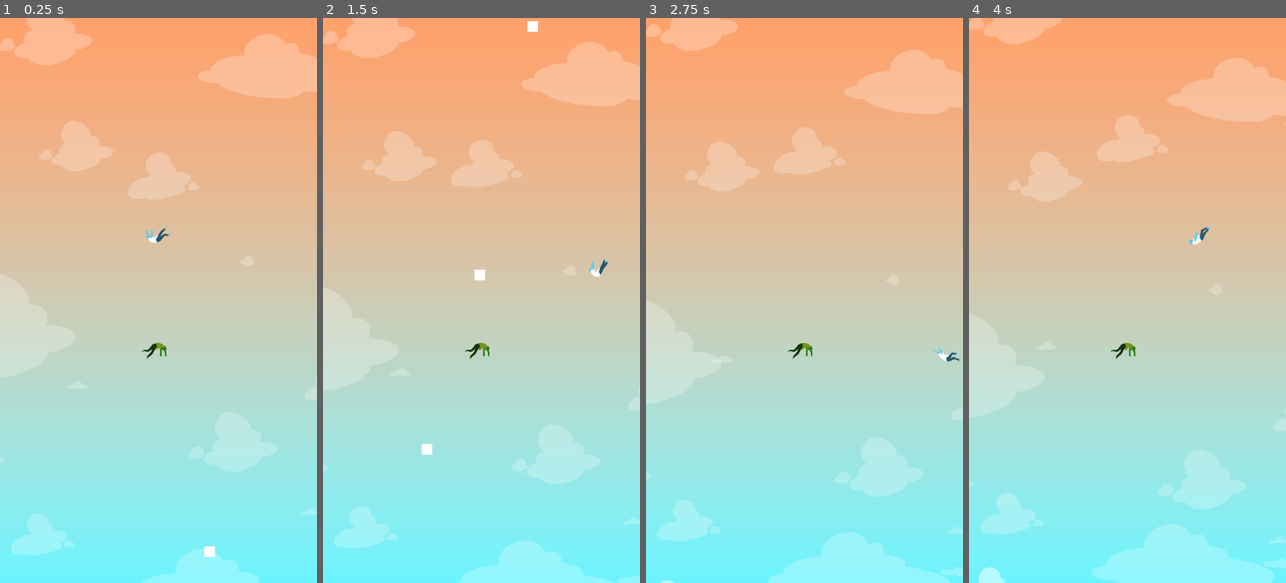
Above: before the commit, frames 1-4 (left to right).
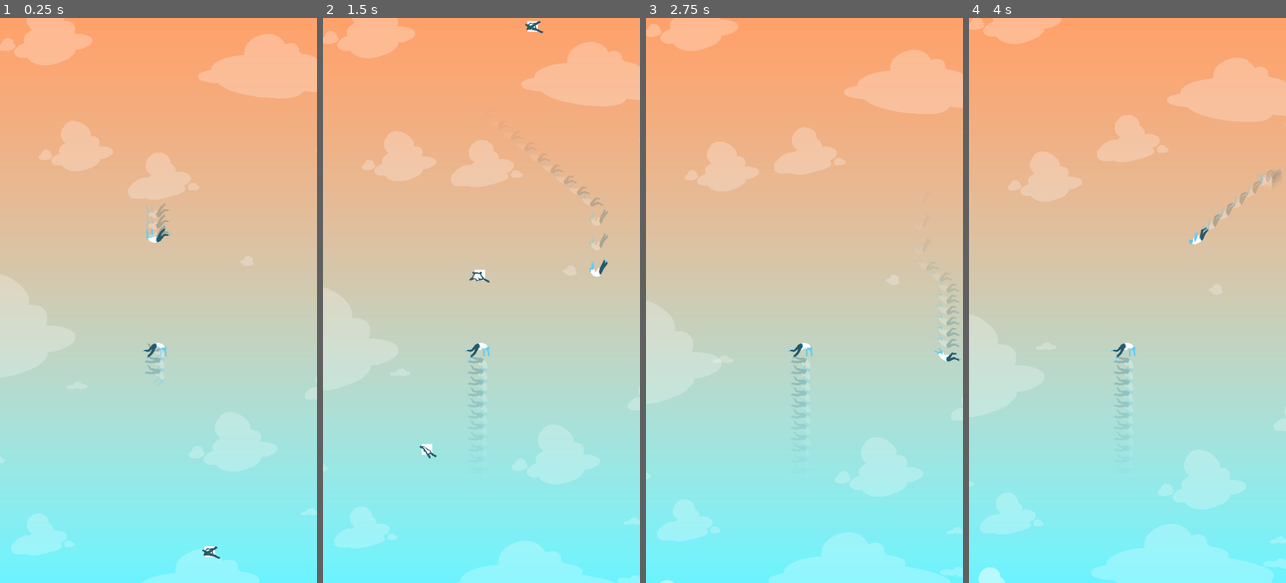
Above: after the commit, the same moments.

Repository: Gonzako/composerndevjam
Game: Godot game, scene res://Scenes/TestScene.tscn
Two runs of this game, one before a commit and one after it. Both use one fixed random seed, a clock stepped at 60 frames per second and the inputs below.
Inputs:
- Up to frame 1 (0.25 s): no input
- Up to frame 2 (1.5 s): tap Enter (ui_accept) at 0.5, 0.77 s; hold Right (ui_right) 0.53-1.28 s; hold Down (ui_down) from 1.28 s (still down)
- Up to frame 3 (2.75 s): tap Enter (ui_accept) at 1.52 s; release Down (ui_down) at 2.03 s; hold Right (ui_right) from 2.03 s (still down)
- Up to frame 4 (4 s): release Right (ui_right) at 2.78 s; hold Up (ui_up) 2.78-3.53 s; tap Enter (ui_accept) at 3.02, 3.77 s; hold Left (ui_left) from 3.53 s (still down)

The runs differ from the first frame. In frame 1, 0.4% of the frame differs, in the area x 44-70%, y 32-96%; in frame 2, 0.6%, in the area x 30-90%, y 0-78%; in frame 3, 0.4%; in frame 4, 0.6%.

Commit message:
Added some obstacle sprites and movement trails for the player

Diff:
--- a/Components/player_scene_base.tscn
+++ b/Components/player_scene_base.tscn
@@ -1,7 +1,9 @@
-[gd_scene load_steps=22 format=3 uid="uid://bdf8kk62a3ib0"]
+[gd_scene load_steps=24 format=3 uid="uid://bdf8kk62a3ib0"]
 
 [ext_resource type="Script" uid="uid://jb8cyklju0ve" path="res://Scripts/player_logic.gd" id="1_xt181"]
 [ext_resource type="Texture2D" uid="uid://bayokgygxcp2h" path="res://sprites/character1.png" id="2_xt181"]
+[ext_resource type="Script" uid="uid://lx7n7oou575r" path="res://Scripts/trail.gd" id="3_f10aw"]
+[ext_resource type="Script" uid="uid://qiq20tin6iua" path="res://Scripts/sprite_fade.gd" id="3_h71q8"]
 
 [sub_resource type="CapsuleShape2D" id="CapsuleShape2D_ggyil"]
 
@@ -108,7 +110,7 @@
 tracks/0/type = "value"
 tracks/0/imported = false
 tracks/0/enabled = true
-tracks/0/path = NodePath("PlayerLogic/PlayerVisuals/Sprite2D:animation")
+tracks/0/path = NodePath("PlayerLogic/PlayerVisuals/AnimatedSprite2D:animation")
 tracks/0/interp = 1
 tracks/0/loop_wrap = true
 tracks/0/keys = {
@@ -120,7 +122,7 @@
 tracks/1/type = "value"
 tracks/1/imported = false
 tracks/1/enabled = true
-tracks/1/path = NodePath("PlayerLogic/PlayerVisuals/Sprite2D:frame")
+tracks/1/path = NodePath("PlayerLogic/PlayerVisuals/AnimatedSprite2D:frame")
 tracks/1/interp = 1
 tracks/1/loop_wrap = true
 tracks/1/keys = {
@@ -137,7 +139,7 @@
 tracks/0/type = "value"
 tracks/0/imported = false
 tracks/0/enabled = true
-tracks/0/path = NodePath("PlayerLogic/PlayerVisuals/Sprite2D:animation")
+tracks/0/path = NodePath("PlayerLogic/PlayerVisuals/AnimatedSprite2D:animation")
 tracks/0/interp = 1
 tracks/0/loop_wrap = true
 tracks/0/keys = {
@@ -149,7 +151,7 @@
 tracks/1/type = "value"
 tracks/1/imported = false
 tracks/1/enabled = true
-tracks/1/path = NodePath("PlayerLogic/PlayerVisuals/Sprite2D:frame")
+tracks/1/path = NodePath("PlayerLogic/PlayerVisuals/AnimatedSprite2D:frame")
 tracks/1/interp = 1
 tracks/1/loop_wrap = true
 tracks/1/keys = {
@@ -166,7 +168,7 @@
 tracks/0/type = "value"
 tracks/0/imported = false
 tracks/0/enabled = true
-tracks/0/path = NodePath("PlayerLogic/PlayerVisuals/Sprite2D:animation")
+tracks/0/path = NodePath("PlayerLogic/PlayerVisuals/AnimatedSprite2D:animation")
 tracks/0/interp = 1
 tracks/0/loop_wrap = true
 tracks/0/keys = {
@@ -178,7 +180,7 @@
 tracks/1/type = "value"
 tracks/1/imported = false
 tracks/1/enabled = true
-tracks/1/path = NodePath("PlayerLogic/PlayerVisuals/Sprite2D:frame")
+tracks/1/path = NodePath("PlayerLogic/PlayerVisuals/AnimatedSprite2D:frame")
 tracks/1/interp = 1
 tracks/1/loop_wrap = true
 tracks/1/keys = {
@@ -195,7 +197,7 @@
 tracks/0/type = "value"
 tracks/0/imported = false
 tracks/0/enabled = true
-tracks/0/path = NodePath("PlayerLogic/PlayerVisuals/Sprite2D:animation")
+tracks/0/path = NodePath("PlayerLogic/PlayerVisuals/AnimatedSprite2D:animation")
 tracks/0/interp = 1
 tracks/0/loop_wrap = true
 tracks/0/keys = {
@@ -207,7 +209,7 @@
 tracks/1/type = "value"
 tracks/1/imported = false
 tracks/1/enabled = true
-tracks/1/path = NodePath("PlayerLogic/PlayerVisuals/Sprite2D:frame")
+tracks/1/path = NodePath("PlayerLogic/PlayerVisuals/AnimatedSprite2D:frame")
 tracks/1/interp = 1
 tracks/1/loop_wrap = true
 tracks/1/keys = {
@@ -224,7 +226,7 @@
 tracks/0/type = "value"
 tracks/0/imported = false
 tracks/0/enabled = true
-tracks/0/path = NodePath("PlayerLogic/PlayerVisuals/Sprite2D:animation")
+tracks/0/path = NodePath("PlayerLogic/PlayerVisuals/AnimatedSprite2D:animation")
 tracks/0/interp = 1
 tracks/0/loop_wrap = true
 tracks/0/keys = {
@@ -236,7 +238,7 @@
 tracks/1/type = "value"
 tracks/1/imported = false
 tracks/1/enabled = true
-tracks/1/path = NodePath("PlayerLogic/PlayerVisuals/Sprite2D:frame")
+tracks/1/path = NodePath("PlayerLogic/PlayerVisuals/AnimatedSprite2D:frame")
 tracks/1/interp = 1
 tracks/1/loop_wrap = true
 tracks/1/keys = {
@@ -253,7 +255,7 @@
 tracks/0/type = "value"
 tracks/0/imported = false
 tracks/0/enabled = true
-tracks/0/path = NodePath("PlayerLogic/PlayerVisuals/Sprite2D:animation")
+tracks/0/path = NodePath("PlayerLogic/PlayerVisuals/AnimatedSprite2D:animation")
 tracks/0/interp = 1
 tracks/0/loop_wrap = true
 tracks/0/keys = {
@@ -265,7 +267,7 @@
 tracks/1/type = "value"
 tracks/1/imported = false
 tracks/1/enabled = true
-tracks/1/path = NodePath("PlayerLogic/PlayerVisuals/Sprite2D:frame")
+tracks/1/path = NodePath("PlayerLogic/PlayerVisuals/AnimatedSprite2D:frame")
 tracks/1/interp = 1
 tracks/1/loop_wrap = true
 tracks/1/keys = {
@@ -300,10 +302,15 @@
 
 [node name="PlayerVisuals" type="Node2D" parent="PlayerLogic"]
 
-[node name="Sprite2D" type="AnimatedSprite2D" parent="PlayerLogic/PlayerVisuals"]
+[node name="AnimatedSprite2D" type="AnimatedSprite2D" parent="PlayerLogic/PlayerVisuals"]
 position = Vector2(0, 1)
 scale = Vector2(0.06718383, 0.06718383)
 sprite_frames = SubResource("SpriteFrames_fc0id")
+script = ExtResource("3_h71q8")
+
+[node name="Trail" type="Node" parent="PlayerLogic/PlayerVisuals" node_paths=PackedStringArray("origin")]
+script = ExtResource("3_f10aw")
+origin = NodePath("../..")
 
 [node name="AnimationPlayer" type="AnimationPlayer" parent="."]
 libraries = {
--- a/Components/player_scene_bottom.tscn
+++ b/Components/player_scene_bottom.tscn
@@ -9,5 +9,5 @@
 collision_mask = 5
 move_axis = ["p2_left", "p2_right", "p2_up", "p2_down"]
 
-[node name="Sprite2D" parent="PlayerLogic/PlayerVisuals" index="0"]
-self_modulate = Color(0.45854163, 0.59151804, 0.10296922, 1)
+[node name="Trail" parent="PlayerLogic/PlayerVisuals" index="1"]
+rotation = 180
--- a/Components/test_obstacle.tscn
+++ b/Components/test_obstacle.tscn
@@ -1,8 +1,134 @@
-[gd_scene load_steps=3 format=3 uid="uid://dqgcj66pt608p"]
+[gd_scene load_steps=22 format=3 uid="uid://dqgcj66pt608p"]
+
+[ext_resource type="Texture2D" uid="uid://b4yoadbu72lmn" path="res://sprites/obstacles/spinner.png" id="1_gb200"]
+[ext_resource type="Texture2D" uid="uid://pi1kcsl11u66" path="res://sprites/obstacles/bird.png" id="1_v43hn"]
+[ext_resource type="Texture2D" uid="uid://dklsi5qwfrao0" path="res://sprites/obstacles/brick.png.png" id="2_p518p"]
+[ext_resource type="Texture2D" uid="uid://bs8hxeafospcd" path="res://sprites/obstacles/broke.png" id="3_75566"]
 
 [sub_resource type="CircleShape2D" id="CircleShape2D_7m5rk"]
 
 [sub_resource type="BoxMesh" id="BoxMesh_7m5rk"]
+
+[sub_resource type="AtlasTexture" id="AtlasTexture_75566"]
+atlas = ExtResource("1_v43hn")
+region = Rect2(0, 0, 408, 360)
+
+[sub_resource type="AtlasTexture" id="AtlasTexture_pgec3"]
+atlas = ExtResource("1_v43hn")
+region = Rect2(408, 0, 408, 360)
+
+[sub_resource type="AtlasTexture" id="AtlasTexture_1grma"]
+atlas = ExtResource("1_v43hn")
+region = Rect2(816, 0, 408, 360)
+
+[sub_resource type="AtlasTexture" id="AtlasTexture_70mew"]
+atlas = ExtResource("2_p518p")
+region = Rect2(0, 0, 310, 306)
+
+[sub_resource type="AtlasTexture" id="AtlasTexture_rar5y"]
+atlas = ExtResource("2_p518p")
+region = Rect2(310, 0, 310, 306)
+
+[sub_resource type="AtlasTexture" id="AtlasTexture_ru8ff"]
+atlas = ExtResource("2_p518p")
+region = Rect2(620, 0, 310, 306)
+
+[sub_resource type="AtlasTexture" id="AtlasTexture_4xdq8"]
+atlas = ExtResource("3_75566")
+region = Rect2(0, 0, 456, 398)
+
+[sub_resource type="AtlasTexture" id="AtlasTexture_6jyfc"]
+atlas = ExtResource("3_75566")
+region = Rect2(456, 0, 456, 398)
+
+[sub_resource type="AtlasTexture" id="AtlasTexture_7qwip"]
+atlas = ExtResource("3_75566")
+region = Rect2(912, 0, 456, 398)
+
+[sub_resource type="AtlasTexture" id="AtlasTexture_dd1vf"]
+atlas = ExtResource("3_75566")
+region = Rect2(0, 398, 456, 398)
+
+[sub_resource type="AtlasTexture" id="AtlasTexture_cmt83"]
+atlas = ExtResource("3_75566")
+region = Rect2(456, 398, 456, 398)
+
+[sub_resource type="AtlasTexture" id="AtlasTexture_v43hn"]
+atlas = ExtResource("1_gb200")
+region = Rect2(0, 0, 350, 260)
+
+[sub_resource type="AtlasTexture" id="AtlasTexture_nmle5"]
+atlas = ExtResource("1_gb200")
+region = Rect2(350, 0, 350, 260)
+
+[sub_resource type="AtlasTexture" id="AtlasTexture_p518p"]
+atlas = ExtResource("1_gb200")
+region = Rect2(700, 0, 350, 260)
+
+[sub_resource type="SpriteFrames" id="SpriteFrames_75566"]
+animations = [{
+"frames": [{
+"duration": 1.0,
+"texture": SubResource("AtlasTexture_75566")
+}, {
+"duration": 1.0,
+"texture": SubResource("AtlasTexture_pgec3")
+}, {
+"duration": 1.0,
+"texture": SubResource("AtlasTexture_1grma")
+}],
+"loop": true,
+"name": &"bird",
+"speed": 5.0
+}, {
+"frames": [{
+"duration": 1.0,
+"texture": SubResource("AtlasTexture_70mew")
+}, {
+"duration": 1.0,
+"texture": SubResource("AtlasTexture_rar5y")
+}, {
+"duration": 1.0,
+"texture": SubResource("AtlasTexture_ru8ff")
+}],
+"loop": true,
+"name": &"brick",
+"speed": 7.0
+}, {
+"frames": [{
+"duration": 1.0,
+"texture": SubResource("AtlasTexture_4xdq8")
+}, {
+"duration": 1.0,
+"texture": SubResource("AtlasTexture_6jyfc")
+}, {
+"duration": 1.0,
+"texture": SubResource("AtlasTexture_7qwip")
+}, {
+"duration": 1.0,
+"texture": SubResource("AtlasTexture_dd1vf")
+}, {
+"duration": 1.0,
+"texture": SubResource("AtlasTexture_cmt83")
+}],
+"loop": true,
+"name": &"broke",
+"speed": 8.0
+}, {
+"frames": [{
+"duration": 1.0,
+"texture": SubResource("AtlasTexture_v43hn")
+}, {
+"duration": 1.0,
+"texture": SubResource("AtlasTexture_nmle5")
+}, {
+"duration": 1.0,
+"texture": SubResource("AtlasTexture_p518p")
+}],
+"loop": true,
+"name": &"spinner",
+"speed": 15.0
+}]
 
 [node name="TestObstacle" type="RigidBody2D"]
 collision_layer = 2
@@ -18,3 +144,11 @@
 
 [node name="VisibleOnScreenEnabler2D" type="VisibleOnScreenEnabler2D" parent="."]
 editor_description = "This might need to be changed to a notifier"
+
+[node name="AnimatedSprite2D" type="AnimatedSprite2D" parent="."]
+position = Vector2(0, -1.1920929e-07)
+scale = Vector2(0.08664835, 0.10486264)
+sprite_frames = SubResource("SpriteFrames_75566")
+animation = &"broke"
+autoplay = "broke"
+frame_progress = 0.738188
--- /dev/null
+++ b/Scripts/sprite_fade.gd
@@ -0,0 +1,21 @@
+extends AnimatedSprite2D
+
+var distance = 250
+
+func update_opacity(opacity: float):
+	modulate.a = opacity
+
+func update_position(new_pos: float):
+	position.y = new_pos
+
+func start_fading():
+	var opacity_tween = get_tree().create_tween()
+	opacity_tween.tween_method(update_opacity, 0.3, 0.0, 1)
+
+	var rotated = 1 if rotation == 0 else -1
+
+	var current_y = position.y
+	var position_tween = get_tree().create_tween()
+	position_tween.tween_method(update_position, current_y, current_y - (rotated * distance), 1)
+
+	position_tween.finished.connect(queue_free)
--- /dev/null
+++ b/Scripts/trail.gd
@@ -0,0 +1,17 @@
+extends Node
+
+@onready var animated_sprite_2d: AnimatedSprite2D = $"../AnimatedSprite2D"
+@export var rotation: int = 0
+@export var origin: Node2D
+
+func _process(_delta):
+	if (get_tree().get_frame() % 5 == 0):
+		var newsprite: AnimatedSprite2D = animated_sprite_2d.duplicate()
+		newsprite.stop()
+		newsprite.z_index = 0
+		newsprite.modulate.a = 0
+		newsprite.global_position = origin.global_position
+		newsprite.rotation = rotation
+
+		add_child(newsprite)
+		newsprite.start_fading()
Not shown: 1 places in Scenes/TestScene.tscn that only renumber resources
Not shown, added: Scripts/sprite_fade.gd.uid
Not shown, added: Scripts/trail.gd.uid
Binary file added: sprites/obstacles/bird.png
Not shown, added: sprites/obstacles/bird.png.import
Binary file added: sprites/obstacles/brick.png.png
Not shown, added: sprites/obstacles/brick.png.png.import
Binary file added: sprites/obstacles/broke.png
Not shown, added: sprites/obstacles/broke.png.import
Binary file added: sprites/obstacles/spinner.png
Not shown, added: sprites/obstacles/spinner.png.import
